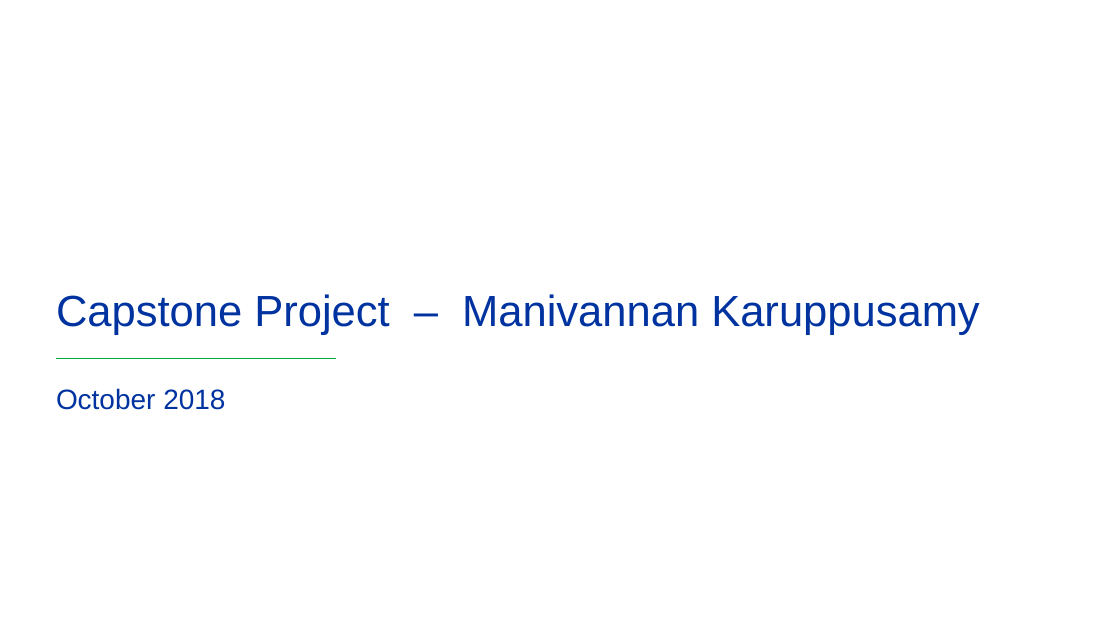
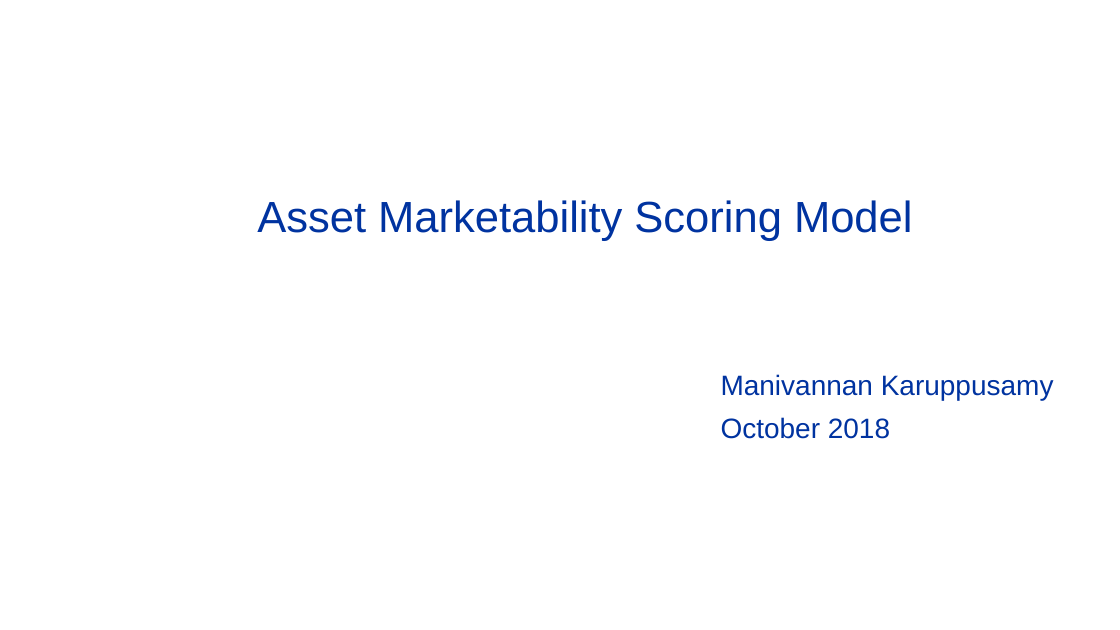
Before and after one commit to kmanivannan25/Capstone-Project-code, a slide deck: slide 1 of Capstone Project Presentation_Final.pptx. Drawn at 1120x630 pixels with LibreOffice and Linux fonts; fonts in the diff are those of the drawing; background and template pictures are left out. Boxes give left, top, right and bottom in pixels: in the first picture for what was removed or moved away, otherwise in the second. Text is boxed around its words. In the diff, an @@ line names an element or a change of style, - is before the commit and + after.

```diff
--- a/Capstone Project Presentation_Final.pptx
+++ b/Capstone Project Presentation_Final.pptx
@@ title at box(257, 200, 913, 241): text changed @@
-Capstone Project – Manivannan Karuppusamy
+Asset Marketability Scoring Model
@@ line removed from (56, 358) to (336, 358) @@
@@ subtitle "Manivannan Karuppusamy": place and size @@
-subtitle "Manivannan Karuppusamy" at box(56, 388, 225, 410)
+subtitle "Manivannan Karuppusamy" at box(721, 374, 1054, 439)
@@ subtitle at box(721, 374, 1054, 400): paragraph added @@
+Manivannan Karuppusamy
```
Also in this commit, not shown: 1 other slide changed, 2 slides added.
